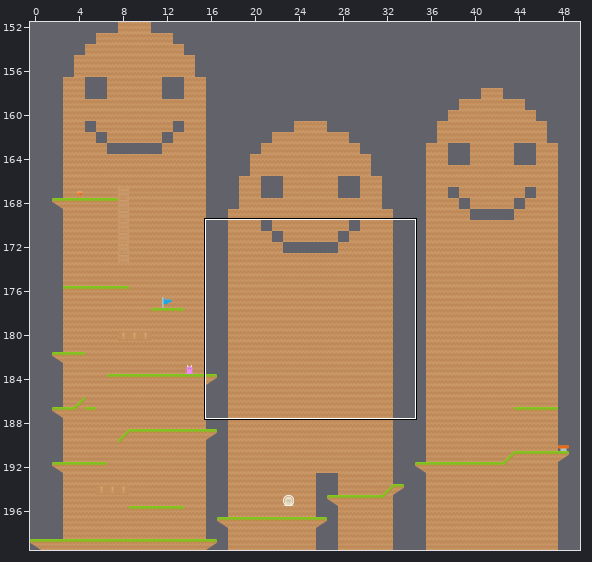
Two states of a Tiled map, assets/maps/map05.tmx. The picture above shows the old version from afar; the outline marks the close-up.
Close-up. First the earlier version:
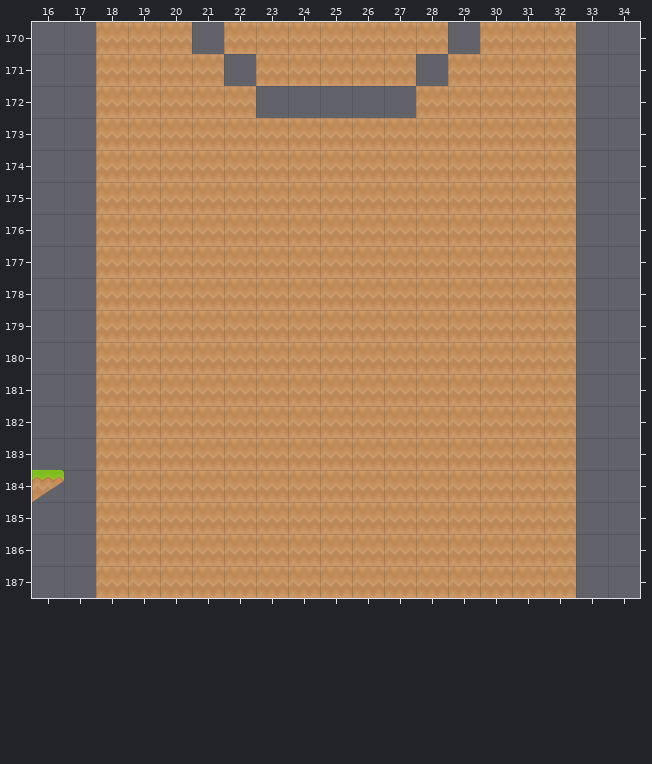
Cells are 128x128 px. Shown: x 16..34, y 170..187. The commit also changed other parts of the map, which this record leaves out.
Now the later version:
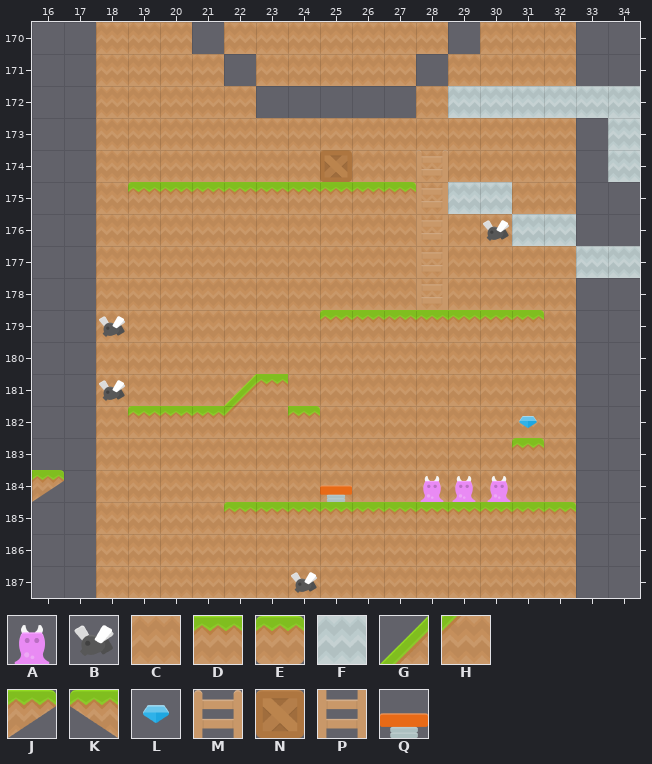
Key: from "enemies": A 1 "barnacle", B 15 "fish"; from "spritesheet_ground": C 1, D 8, E 9, F 18, G 24, H 72, J 104, K 112; from "spritesheet_items": L 13 "gem"; from "spritesheet_tiles": M 27 "ladder", N 32 "crate", P 35 "ladder", Q 113 "bouncer".
_ is an empty cell, . an unchanged one.
Objects are placed by their top-left corner, in cells (3,4 is the top-left corner of cell 3,4); size is 1x1 cell unless given.
The author wrote: big fish little fish cardboard box
Change:
--- layer "BG"
@@ x 29..29 @@
-175 C
+175 _
--- layer "Tile Layer 2"
@@ x 19..34 @@
-172 ..........______
-173 ..............._
-174 ..............._
-175 _________.__....
-176 ............__..
-177 ..............__
+172 ..........FFFFFF
+173 ...............F
+174 ...............F
+175 KDDDDDDDJ.FF....
+176 ............FF..
+177 ..............FF
@@ x 25..31 @@
-179 _______
+179 KDDDDDJ
@@ x 19..31 @@
-181 ...__........
-182 ____._.......
-183 ............_
+181 ...GD........
+182 KDDH.J.......
+183 ............E
@@ x 22..32 @@
-185 ___________
+185 KDDDDDDDDDJ
--- layer "Object Layer 1"
+N "crate" at 25,174
+M "ladder" at 28,174
+P "ladder" at 28,175
+P "ladder" at 28,176
+B "fish" at 30,176
+P "ladder" at 28,177
+P "ladder" at 28,178
+B "fish" at 18,179
+B "fish" at 18,181
+L "gem" at 31,182
+A "barnacle" at 30.1,184
+A "barnacle" at 28,184
+A "barnacle" at 29,184
+Q "bouncer" at 25,184
+B "fish" at 24,187
Changed places in both close-ups, as pixel boxes (x1, y1, x2, y2):
changed: (128, 86, 640, 323)
added: (99, 316, 125, 337)
added: (99, 374, 576, 515)
added: (291, 572, 317, 593)
